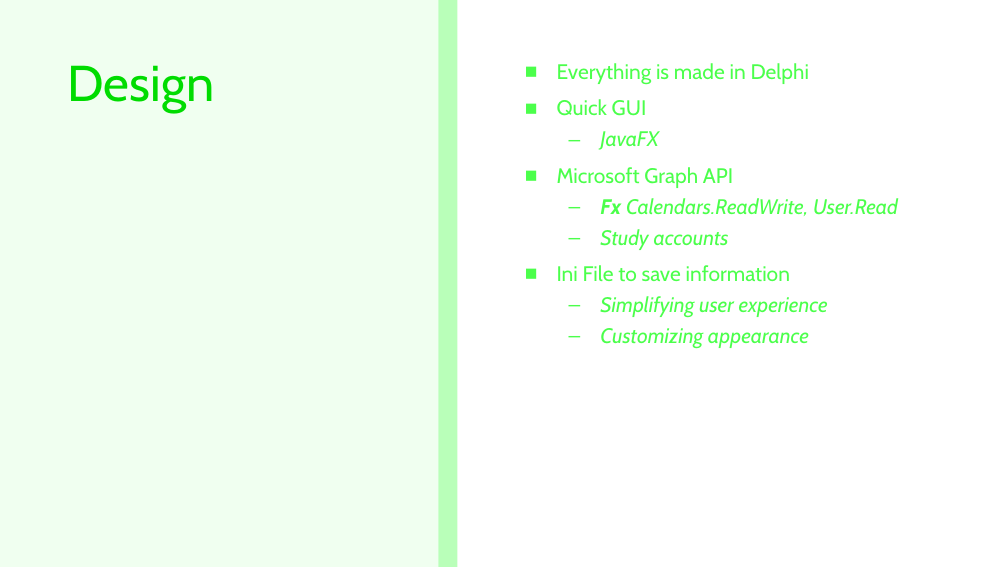
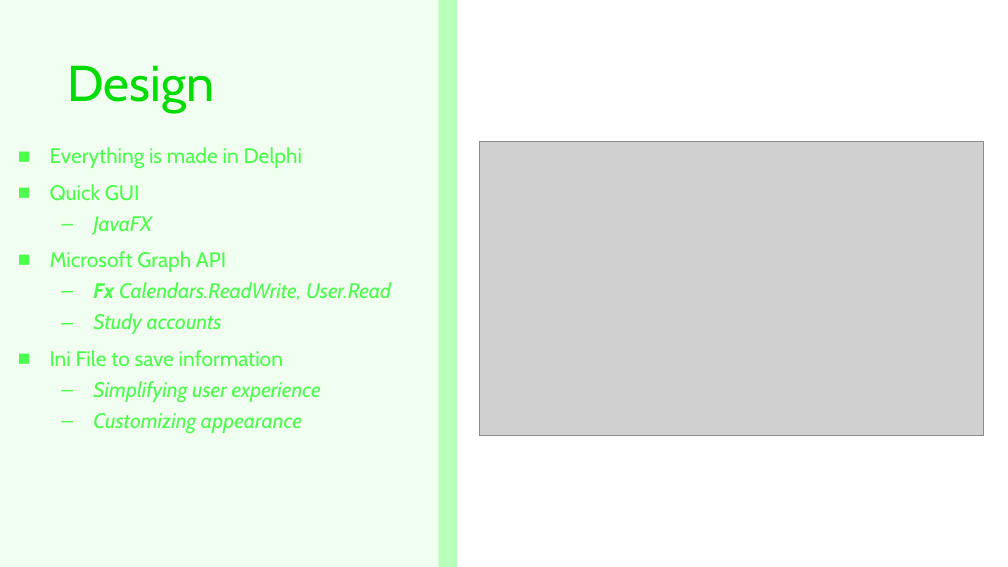
Before and after one commit to KatarinaHF/ProjektApp, a slide deck: slide 3 of CalendarApp_Powerpoint.pptx. Drawn at 1008x567 pixels with LibreOffice and Linux fonts; fonts in the diff are those of the drawing; grey boxes stand for pictures. Boxes give left, top, right and bottom in pixels: in the first picture for what was removed or moved away, otherwise in the second. Text is boxed around its words. In the diff, an @@ line names an element or a change of style, - is before the commit and + after.

```diff
--- a/CalendarApp_Powerpoint.pptx
+++ b/CalendarApp_Powerpoint.pptx
@@ text "Everything is made in Delphi": place and size @@
-text "Everything is made in Delphi" at bbox=[557, 63, 898, 348]
+text "Everything is made in Delphi" at bbox=[50, 147, 391, 433]
@@ picture added at bbox=[479, 141, 984, 436] @@
```
Also in this commit, not shown: 1 other slide changed, 1 slide removed.
